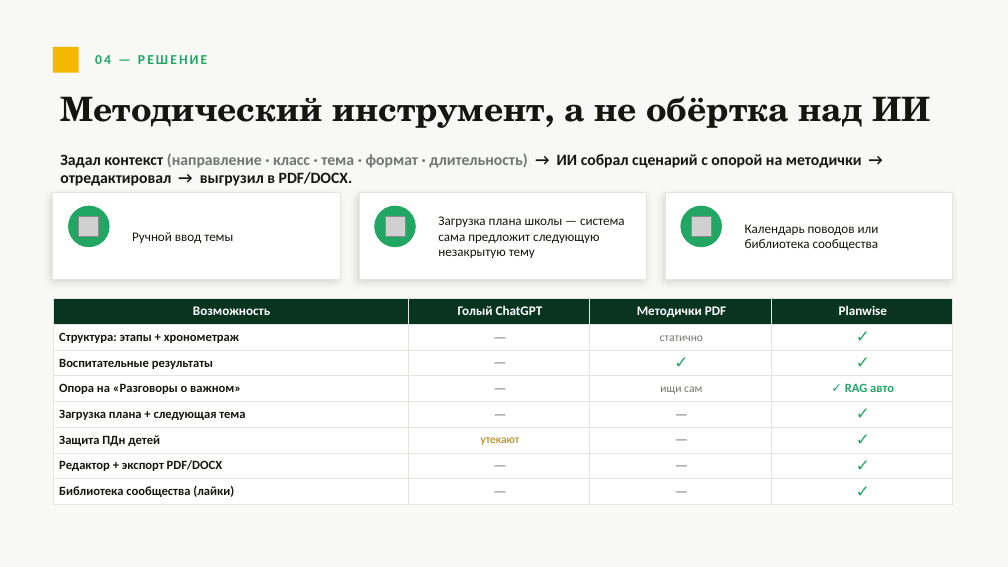
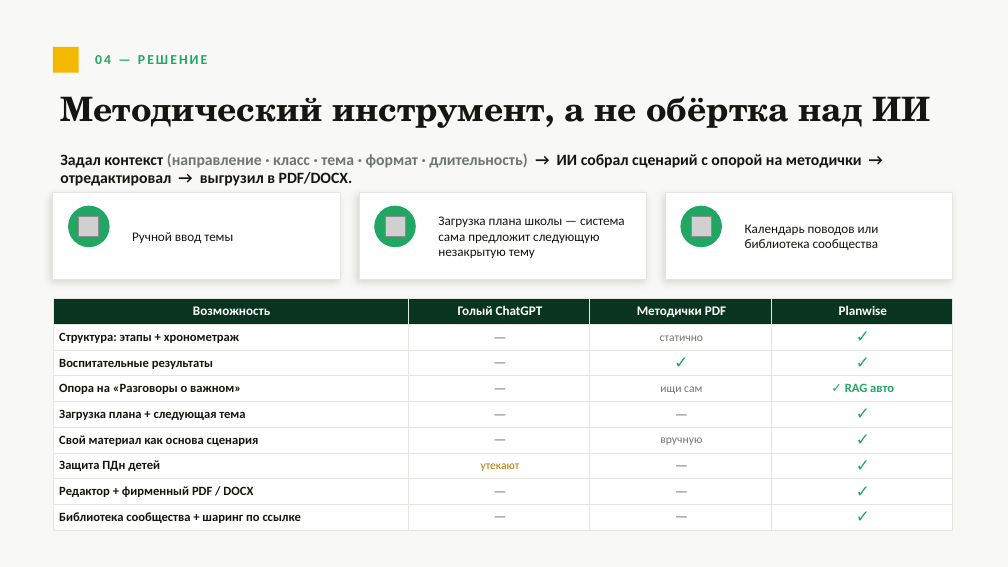
Before and after one commit to Caspernik-dev/s21_planwise, a slide deck: slide 4 of presentation/Planwise-Klassniy-Chas.pptx. Drawn at 1008x567 pixels with LibreOffice and Linux fonts; fonts in the diff are those of the drawing; grey boxes stand for pictures. Boxes give left, top, right and bottom in pixels: in the first picture for what was removed or moved away, otherwise in the second. Text is boxed around its words. In the diff, an @@ line names an element or a change of style, - is before the commit and + after.

```diff
--- a/presentation/Planwise-Klassniy-Chas.pptx
+++ b/presentation/Planwise-Klassniy-Chas.pptx
@@ table at [53, 299, 953, 527] @@
+row 6: Свой материал как основа сценария | — | вручную | ✓
-row 8, column 1: Редактор + экспорт PDF/DOCX
+row 8, column 1: Редактор + фирменный PDF / DOCX
-row 9, column 1: Библиотека сообщества (лайки)
+row 9, column 1: Библиотека сообщества + шаринг по ссылке
```
Also in this commit, not shown: 6 other slides changed, 3 other files.
